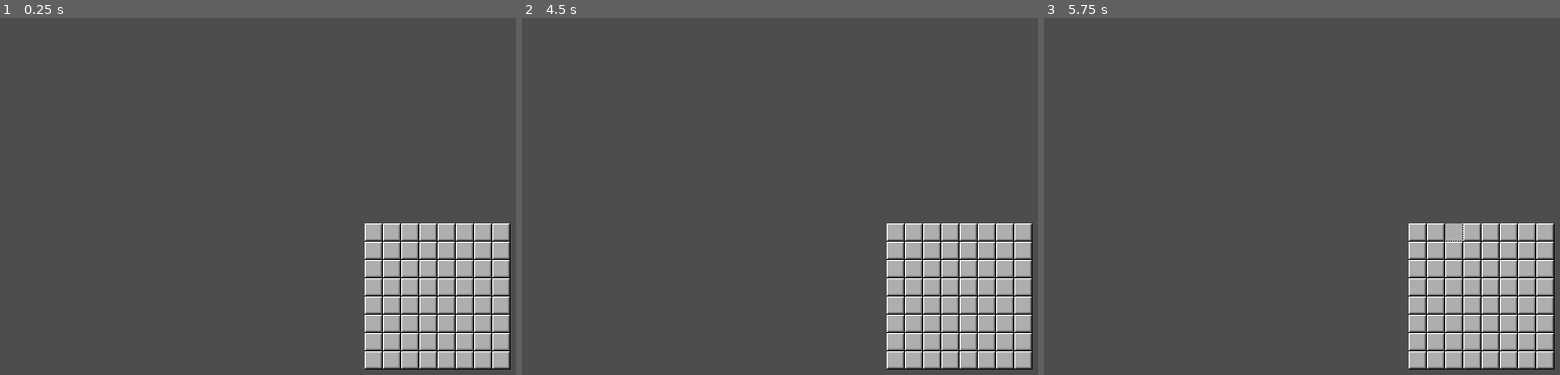
Above: before the commit, frames 1-3 (left to right).
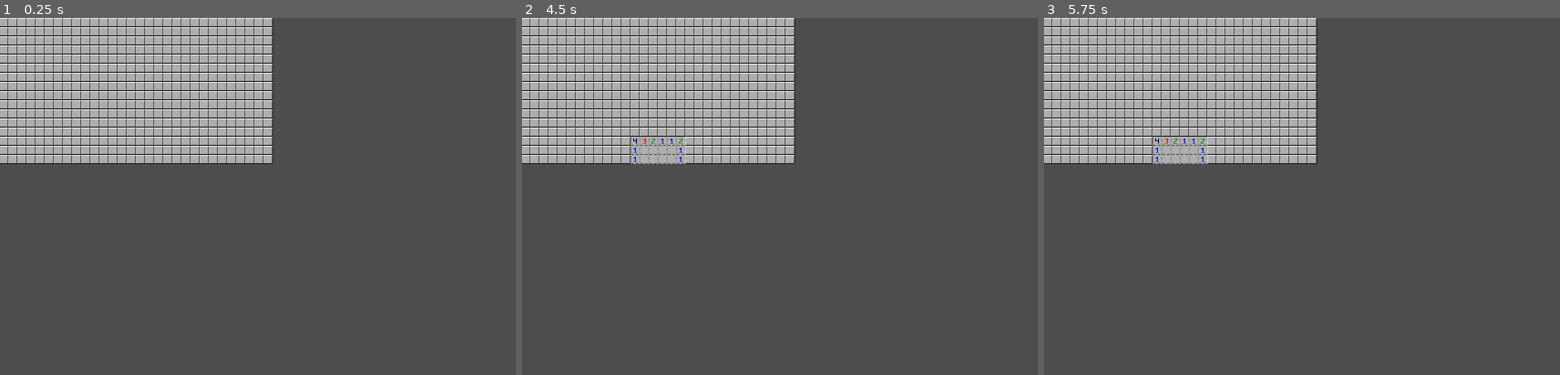
Above: after the commit, the same moments.

Repository: golopogus/overmine
Game: Godot game, scene res://main_scene.tscn
Two runs of this game, one before a commit and one after it. Both use one fixed random seed, a clock stepped at 60 frames per second and the inputs below.
Inputs (mouse positions are in pixels of both pictures, inside the frame that each line leads up to):
- Up to frame 1 (0.25 s): no input
- Up to frame 2 (4.5 s): tap Enter at 0.5 s; move the mouse to (outside the picture) at 0.52 s; click (outside the picture) at 0.6 s; tap Space (restart, bound only after the commit) at 1.25, 2, 2.75, 3.5, 4.15, 4.25 s; move the mouse to (738, 242) at 1.27 s; click (738, 242) at 1.35 s; move the mouse to (960, 132) at 2.02 s; click (960, 132) at 2.1 s; move the mouse to (852, 307) at 2.77 s; click (852, 307) at 2.85 s; move the mouse to (outside the picture) at 3.52 s; click (outside the picture) at 3.6 s; move the mouse to (666, 160) at 4.27 s; click (666, 160) at 4.35 s
- Up to frame 3 (5.75 s): move the mouse to (1446, 225) at 5.02 s; click (1446, 225) at 5.1 s

The runs differ from the first frame. In frame 1, 30% of the frame differs, in the area x 0-99%, y 0-99%; in frame 2, 30%; in frame 3, 30%.
Error before the commit: Invalid access to property or key '(136.0, -24.0)' on a base object of type 'Dictionary'. (res://main_scene.gd:52)

Commit message:
finished core gameplay loop

Diff:
--- /dev/null
+++ b/overmine/globals.gd
@@ -0,0 +1,9 @@
+extends Node2D
+
+func _ready() -> void:
+	var scene_load = preload("res://main_scene.tscn")
+	var scene = scene_load.instantiate()
+	add_child(scene)
+	Engine.max_fps = 0
+func _process(delta: float) -> void:
+	print(str(Engine.get_frames_per_second()))
--- a/overmine/main_scene.gd
+++ b/overmine/main_scene.gd
@@ -1,24 +1,25 @@
 extends Node2D
 
-const grid_size_options = [[8,8]]
-var chosen_grid_size = grid_size_options[0]
+const grid_size_options = [[8,8],[30,16]]
+var chosen_grid_size = grid_size_options[1]
 var initial_pos = Vector2(8,8)
 var x_length
 var y_length
 var midpoint
 var gamestart = false
-var number_of_mines
+var number_of_mines = 99
+var unused_pos = []
 #in form of node name: pos, type etc
-#name = [pos,type,hidden]
+# pos = [tile.name, 'unknown' (type), value, true (hidden)]
 var tile_dict = {}
 #PRELOADS
 var tile_load = preload("res://tile.tscn")
 
 func _ready() -> void:
-	spawn_tiles(initial_pos)
+	spawn_tiles()
 
 # feed how big visible space is and where to initialize 1st cell
-func spawn_tiles(starting_pos):
+func spawn_tiles():
 
 	var x_tiles = chosen_grid_size[0]
 	var y_tiles = chosen_grid_size[1]
@@ -27,31 +28,109 @@
 	y_length = $sprites/hidden_tile.texture.get_height()
 	midpoint = Vector2(x_length/2,y_length/2)
 
-	var current_pos = starting_pos
-
 	for x in x_tiles:
 		for y in y_tiles:
 			var tile = tile_load.instantiate()
 			$tiles.add_child(tile)
-			tile.position = Vector2(current_pos.x + x_length * x, current_pos.y + y_length * y )
-			tile_dict[tile.position] = [tile.name, 'unknown', true]
+			tile.position = Vector2(initial_pos.x + x_length * x, initial_pos.y + y_length * y )
+			unused_pos.append(tile.position)
+			tile_dict[tile.position] = [tile.name, 'unknown', 0, true]
 
-func _unhandled_input(event: InputEvent) -> void:
+func _unhandled_input(_event: InputEvent) -> void:
 	if Input.is_action_just_pressed("left_click"):
+		if get_global_mouse_position().x >= 0 and get_global_mouse_position().x <= chosen_grid_size[0] * x_length and get_global_mouse_position().y >= 0 and get_global_mouse_position().y <= chosen_grid_size[1] * y_length:
+			var nearest_tile_pos = Vector2()
+			nearest_tile_pos.x = floor(get_global_mouse_position().x/x_length) * x_length + initial_pos.x
+			nearest_tile_pos.y = floor(get_global_mouse_position().y/y_length) * y_length + initial_pos.y
 
-		var nearest_tile_pos = Vector2()
-		nearest_tile_pos.x = floor(get_global_mouse_position().x/x_length) * x_length + initial_pos.x
-		nearest_tile_pos.y = floor(get_global_mouse_position().y/y_length) * y_length + initial_pos.y
-		#var sprite_path = 'tiles/' + tile_dict[nearest_tile_pos][0] + '/sprites/hidden'
+			if gamestart == false:
+				initiate_board(nearest_tile_pos)
 
-		#get_node(sprite_path).visible = false
-		if gamestart == false:
-			initiate_mines(nearest_tile_pos)
+			else:
+				pre_click_check(nearest_tile_pos)
+	if Input.is_action_just_pressed("restart"):
+		get_tree().reload_current_scene()
 
-func initiate_mines(click_pos):
-	var starting_tile_path = 'tiles/' + tile_dict[click_pos][0]
+func initiate_board(click_pos):
+	gamestart = true
+	#turn first click safe
+	var neighbors = create_neighbors(click_pos)
+	neighbors.append(click_pos)
+	for i in neighbors:
+		unused_pos.erase(i)
 
-	#turn first click safe
+	tile_dict[click_pos][1] = 'safe'
 
-	get_node(starting_tile_path).change_state('safe',0)
-	get_node(starting_tile_path).clicked()
+	#randomize mines around start
+	var used_mine_positions = []
+
+	for mine in number_of_mines:
+
+		#converting row, column numbering to position
+		var rand_tile_pos = unused_pos[randi_range(0,len(unused_pos) - 1)]
+		unused_pos.erase(rand_tile_pos)
+		update_dict(rand_tile_pos, 'mine', 0, true)
+		used_mine_positions.append(rand_tile_pos)
+		update_neighbors(rand_tile_pos,'mine')
+
+	pre_click_check(click_pos)
+
+func update_dict(pos,type,value,is_hidden):
+	tile_dict[pos][1] = type
+	tile_dict[pos][2] = value
+	tile_dict[pos][3] = is_hidden
+
+func update_neighbors(pos,type):
+	var neighbors = create_neighbors(pos)
+	if type == 'mine':
+		for i in neighbors:
+
+			if 8 <= i.x and i.x <= chosen_grid_size[0] * x_length - midpoint.x and 8 <= i.y and i.y <= chosen_grid_size[1] * y_length - midpoint.y:
+				if tile_dict[i][1] == 'unknown':
+					tile_dict[i][1] = 'warning'
+				tile_dict[i][2] += 1
+
+	if type == 'safe':
+		var safe_count = 0
+		var theoretical_safe_count = 0
+		for i in neighbors:
+			if 8 <= i.x and i.x <= chosen_grid_size[0] * x_length - midpoint.x and 8 <= i.y and i.y <= chosen_grid_size[1] * y_length - midpoint.y:
+				theoretical_safe_count += 1
+				if tile_dict[i][1] != 'mine':
+					safe_count +=1
+		if safe_count == theoretical_safe_count:
+			for i in neighbors:
+				if 8 <= i.x and i.x <= chosen_grid_size[0] * x_length - midpoint.x and 8 <= i.y and i.y <= chosen_grid_size[1] * y_length - midpoint.y:
+
+					if tile_dict[i][1] == 'unknown' or tile_dict[i][1] == 'warning':
+						if tile_dict[i][3] == true:
+							pre_click_check(i)
+
+
+func pre_click_check(pos):
+	var node_path = 'tiles/' + tile_dict[pos][0]
+	if tile_dict[pos][3] == true:
+		tile_dict[pos][3] = false
+		match tile_dict[pos][1]:
+			'warning':
+				get_node(node_path).clicked(tile_dict[get_node(node_path).position])
+			'mine':
+				get_node(node_path).clicked(tile_dict[get_node(node_path).position])
+			_:
+				tile_dict[pos][1] = 'safe'
+				get_node(node_path).clicked(tile_dict[get_node(node_path).position])
+				update_neighbors(pos,'safe')
+
+func create_neighbors(pos):
+	var n = Vector2(pos.x, pos.y - y_length)
+	var ne = Vector2(pos.x + x_length, pos.y - y_length)
+	var e = Vector2(pos.x + x_length, pos.y)
+	var se = Vector2(pos.x + x_length, pos.y + y_length)
+	var s = Vector2(pos.x, pos.y + y_length)
+	var sw = Vector2(pos.x - x_length, pos.y + y_length)
+	var w = Vector2(pos.x - x_length, pos.y)
+	var nw = Vector2(pos.x - x_length, pos.y - y_length)
+
+	var neighbors = [n,ne,e,se,s,sw,w,nw]
+
+	return neighbors
--- a/overmine/main_scene.tscn
+++ b/overmine/main_scene.tscn
@@ -16,4 +16,4 @@
 [node name="tiles" type="Node2D" parent="."]
 
 [node name="Camera2D" type="Camera2D" parent="."]
-zoom = Vector2(2, 2)
+position = Vector2(641, 360)
--- a/overmine/project.godot
+++ b/overmine/project.godot
@@ -29,6 +29,11 @@
 "events": [Object(InputEventMouseButton,"resource_local_to_scene":false,"resource_name":"","device":-1,"window_id":0,"a …(253 unchanged characters)…
 ]
 }
+restart={
+"deadzone": 0.2,
+"events": [Object(InputEventKey,"resource_local_to_scene":false,"resource_name":"","device":-1,"window_id":0,"alt_pressed":false,"shift_pressed":false,"ctrl_pressed":false,"meta_pressed":false,"pressed":false,"keycode":0,"physical_keycode":32,"key_label":0,"unicode":32,"location":0,"echo":false,"script":null)
+]
+}
 
 [rendering]
 
--- a/overmine/tile.gd
+++ b/overmine/tile.gd
@@ -1,32 +1,31 @@
 extends Node2D
 
 var danger = false
-var state
 var value
 var state_changed = false
 
-func change_state(new_state, warning_num):
-	#$sprites/hidden.visible = false
-	match new_state:
-		'safe':
-			state = new_state
-			danger = false
-			#$sprites/safe.visible = true
+#func change_state(new_state, warning_num):
+	##$sprites/hidden.visible = false
+	#match new_state:
+		#'safe':
+			#state = new_state
+			#danger = false
+			##$sprites/safe.visible = true
+			#
+		#'mine':
+			#state = new_state
+			#danger = true
+			##$sprites/safe.visible = true
+		#'warning':
+			#state = new_state
+			#danger = false
+			#value = warning_num
 
-		'mine':
-			state = new_state
-			danger = true
-			#$sprites/safe.visible = true
-		'warning':
-			state = new_state
-			danger = false
-			value = warning_num
-
-func clicked():
+func clicked(array):
 	if state_changed == false:
 		$sprites/hidden.visible = false
 
-		match state:
+		match array[1]:
 			'safe':
 				$sprites/safe.visible = true
 
@@ -34,7 +33,7 @@
 				$sprites/mine_clicked.visible = true
 
 			'warning':
-				var node_path = 'sprites/' + str(value)
-				node_path.visible = true
+				var node_path = 'sprites/' + str(array[2])
+				get_node(node_path).visible = true
 
 		state_changed = true
Not shown, added: overmine/globals.gd.uid
